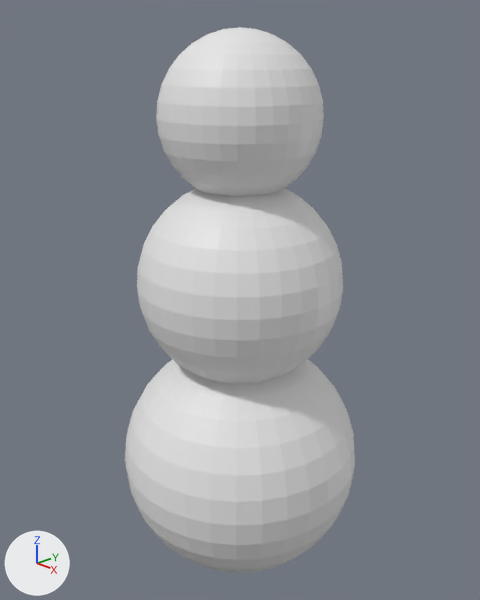
The Blender file models/snowman.blend as it was, and as the next commit left it.
Before and after are seen from a 50 mm lens placed at (3.67, -3.46, 3.27), pointed at (-0.04, 0.04, 1.39). Every picture has the same lights, and +X, +Y and +Z are marked at lower left. The first picture is the older version.

Names of what the first picture shows: 'Сфера', 'Сфера.001', 'Сфера.002'.
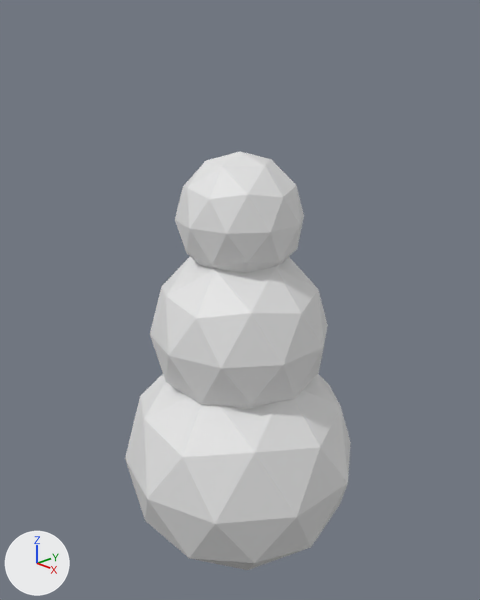
What differs and where, as boxes [x1, y1, x2, y2] in the pictures (480 x 600 px):
```json
{"object": "Сфера", "change": "reshaped", "before": [125, 359, 355, 573], "after": [125, 374, 351, 570], "on screen": "8% shorter"}
{"object": "Сфера.001", "change": "deleted", "before": [137, 188, 343, 384]}
{"object": "Сфера.002", "change": "deleted", "before": [156, 27, 324, 196]}
{"object": "Икосфера.001", "change": "added", "after": [150, 257, 328, 409]}
{"object": "Икосфера.002", "change": "added", "after": [175, 151, 304, 273]}
```

Scene script edits in JSON lines:
```json
{"block": "me_сфера", "where": "# used by ob_сфера; location = (0.0, 0.0, 0.0)"}
{"op": "remove", "block": "me_сфера", "code": "me_сфера.from_pydata(...)  # 482 vertices, 512 faces; spans x -1.0..1.0, y -1.0..1.0, z -1.0..1.0"}
{"op": "add", "block": "me_сфера", "code": "me_сфера.from_pydata(...)  # 42 vertices, 80 faces; spans x -0.95..0.95, y -1.0..1.0, z -1.0..1.0"}
{"block": "me_сфера", "change": "me_сфера part 1: 478 vertices removed from x -1.0..1.0, y -0.98..0.98, z -0.98..0.98; 38 vertices added at x -0.95..0.95, y -0.85..0.85, z -0.85..0.85"}
{"op": "add", "block": "me_икосфера_003", "code": ["me_икосфера_003 = bpy.data.meshes.new('Икосфера.003')", "me_икосфера_003.from_pydata(...)  # an icosphere of 80 faces spanning x -0.95..0.95, y -1.0..1.0, z -1.0..1.0"]}
{"op": "remove", "block": "ob_сфера_001", "code": ["ob_сфера_001 = bpy.data.objects.new('Сфера.001', me_сфера_001)", "ob_сфера_001.location = (0.0, 0.0, 1.563)", "ob_сфера_001.scale = (0.817, 0.817, 0.817)"]}
{"op": "remove", "block": "ob_сфера_002", "code": ["ob_сфера_002 = bpy.data.objects.new('Сфера.002', me_сфера_002)", "ob_сфера_002.location = (0.0, 0.0, 2.833)", "ob_сфера_002.scale = (0.611, 0.611, 0.611)"]}
{"op": "add", "block": "ob_икосфера_002", "code": ["ob_икосфера_002 = bpy.data.objects.new('Икосфера.002', me_икосфера_003)", "ob_икосфера_002.location = (0.0, 0.0, 2.085)", "ob_икосфера_002.scale = (0.503, 0.503, 0.503)"]}
{"op": "add", "block": "ob_икосфера_001", "code": ["ob_икосфера_001 = bpy.data.objects.new('Икосфера.001', me_икосфера_003.copy())", "ob_икосфера_001.location = (0.0, 0.0, 1.15)", "ob_икосфера_001.scale = (0.735, 0.735, 0.735)"]}
```
